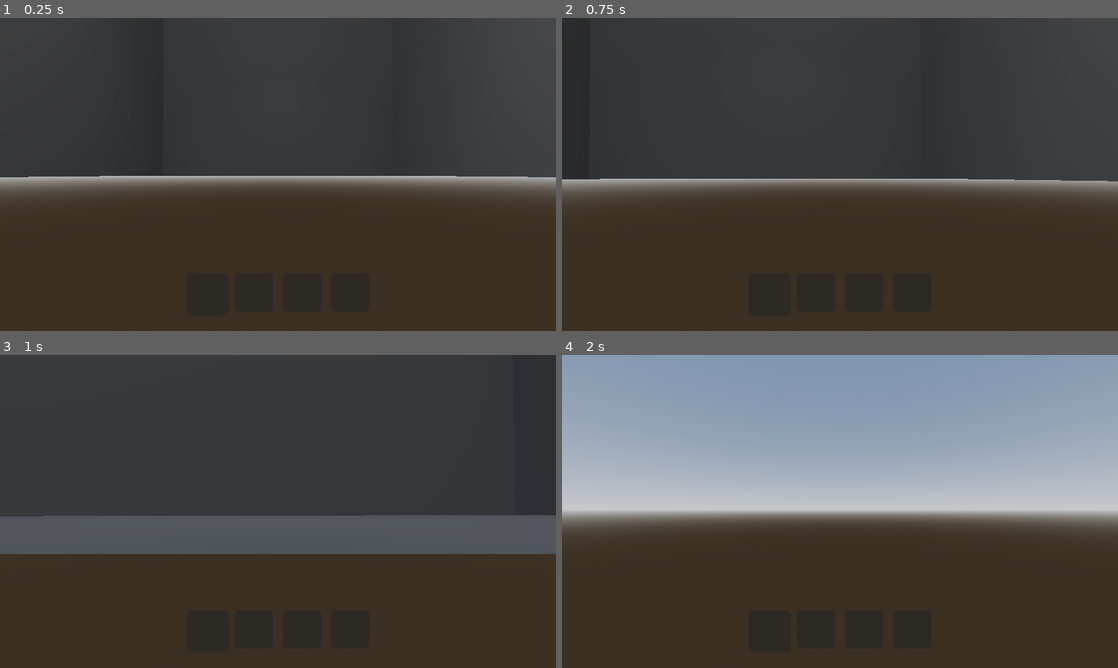
Above: before the commit, frames 1-4 (two rows, left to right).
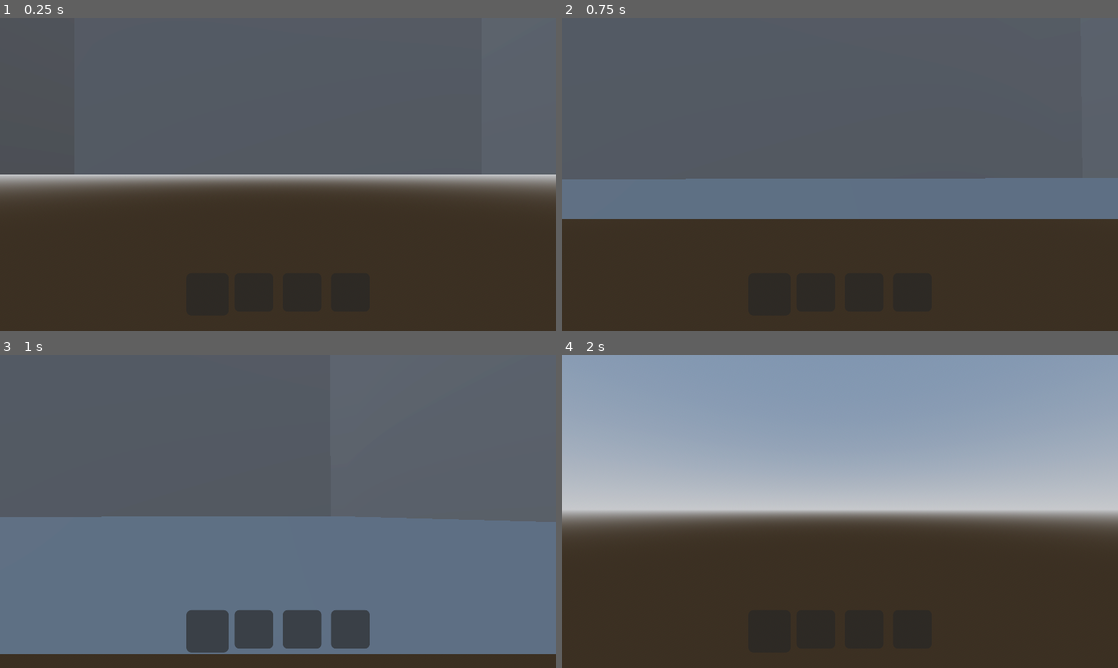
Above: after the commit, the same moments.

Repository: SavageMode123/Lethal-Company
Game: Godot game, scene res://main.tscn
Same seed, same stepped clock (60 frames per second), same inputs: the game is played once before the commit and once after it.
Inputs (mouse positions are in pixels of both pictures, inside the frame that each line leads up to):
- Up to frame 1 (0.25 s): no input
- Up to frame 2 (0.75 s): tap Enter at 0.5 s; move the mouse to (867, 174) at 0.52 s; hold W (Forward) from 0.53 s (still down); tap C (Crouch) at 0.6 s
- Up to frame 3 (1 s): keep holding W (Forward); tap Space (Jump) at 0.77 s
- Up to frame 4 (2 s): keep holding W (Forward); move the mouse to (812, 511) at 1.27 s; tap G (Drop) at 1.35 s; tap Space (Jump) at 1.52 s

The runs differ from the first frame. In frame 1, 51% of the frame differs, in the area x 0-100%, y 0-51%; in frame 2, 64%; in frame 3, 95%, in the area x 0-100%, y 0-96%; in frame 4, nothing differs.

Commit message:
Procedural Generation v1.5
Hallway Spawning Is Complete.

Revamped Wall Deletion Resulting in Fake Rooms.
Trade off: Algorithm is O(n^2)

Added Random branching into existing hallways as well as fixed connection between rooms.

Diff:
--- a/ProceduralGenerator.gd
+++ b/ProceduralGenerator.gd
@@ -5,7 +5,7 @@
 @export var Root: Node3D
 
 var rng: RandomNumberGenerator = RandomNumberGenerator.new()
-var chunk_pos: Array[Vector3] = []
+var chunk_pos: Array[Vector3] = [Vector3.ZERO, Vector3(4, 0, 0), Vector3(-4, 0, 0), Vector3(0, 0, 4), Vector3(0, 0, -4)] # "Spawn Chunks"
 
 # Called when the node enters the scene tree for the first time.
 func _ready() -> void:
@@ -59,34 +59,20 @@
 	await get_tree().create_timer(1.0).timeout # Waiting One Second Before Deleting Walls
 
 	# Deleting Walls of Hallways
-	for index in range(len(hallways)):
-		var object = hallways[index]
-		# Deleting Walls Based on Previous and Next Hallway Position
-		if index != 0:
-			var prev_pos: Vector3 = chunk_pos[index-1]
-			var dir: Vector3 = Vector3(prev_pos.x, prev_pos.y, prev_pos.z).direction_to(chunk_pos[index])
+	for i in range(len(hallways)):
+		var object = hallways[i]
+		for j in range(len(hallways)):
+			if (chunk_pos[i] - chunk_pos[j]).length() != 4:
+				continue
 
+			var dir: Vector3 = chunk_pos[i].direction_to(chunk_pos[j])
 			if dir == Vector3.BACK:
-
+				object.get_node("Wall4").call_deferred("queue_free")
+			elif dir == Vector3.FORWARD:
 				object.get_node("Wall").call_deferred("queue_free")
-			elif dir == Vector3.FORWARD:
-				object.get_node("Wall4").call_deferred("queue_free")
 			elif dir == Vector3.LEFT:
-				object.get_node("Wall2").call_deferred("queue_free")
+				object.get_node("Wall3").call_deferred("queue_free")
 			elif dir == Vector3.RIGHT:
-				object.get_node("Wall3").call_deferred("queue_free")
-
-		if index + 1 != len(chunk_pos):
-			var next_pos: Vector3 = chunk_pos[index+1]
-			var dir: Vector3 = Vector3(next_pos.x, next_pos.y, next_pos.z).direction_to(chunk_pos[index])
-
-			if dir == Vector3.BACK:
-				object.get_node("Wall").call_deferred("queue_free")
-			elif dir == Vector3.FORWARD:
-				object.get_node("Wall4").call_deferred("queue_free")
-			elif dir == Vector3.RIGHT:
-				object.get_node("Wall3").call_deferred("queue_free")
-			elif dir == Vector3.LEFT:
 				object.get_node("Wall2").call_deferred("queue_free")
 
 	return hallways
@@ -100,28 +86,27 @@
 		if cur_pos == end_pos:
 			break
 
+		# Random Walk
+		if should_rand_walk:
+			cur_pos = rand_walk(cur_pos, 1)
+			continue
+
+		# Regular Hallways
 		var endCompatiblePos: Vector3
-		if end_pos.x == cur_pos.x or end_pos.z == cur_pos.z:
-			endCompatiblePos = end_pos
-		else:
-			endCompatiblePos = Vector3(end_pos.x, end_pos.y, cur_pos.z)
+		if end_pos.x == cur_pos.x or end_pos.z == cur_pos.z: endCompatiblePos = end_pos
+		else: endCompatiblePos = Vector3(end_pos.x, end_pos.y, cur_pos.z)
+
 		var dir: Vector3 = cur_pos.direction_to(endCompatiblePos).normalized()
+		var xInc: int = int(dir.x) * 4
+		var zInc: int = int(dir.z) * 4
 
-		# For Every Other Iteration do Random Walk
-		if (endCompatiblePos - cur_pos).length() > 8 and should_rand_walk:
-			rand_walk(cur_pos, 1, dir)
+		if cur_pos + Vector3(xInc, 0, zInc) not in chunk_pos:
+			chunk_pos.append(cur_pos + Vector3(xInc, 0, zInc))
+
 			cur_pos = chunk_pos[-1]
-		elif not should_rand_walk:
-			var xInc: int = int(dir.x) * 4
-			var zInc: int = int(dir.z) * 4
-
-			if cur_pos + Vector3(xInc, 0, zInc) not in chunk_pos:
-				chunk_pos.append(cur_pos + Vector3(xInc, 0, zInc))
-
-			cur_pos = chunk_pos[-1] # Current Position Will Always Be A Valid Chunk
 
 
-func rand_walk(cur_pos: Vector3, iterations: int, last_dir: Vector3 = Vector3.FORWARD):
+func rand_walk(cur_pos: Vector3, iterations: int, last_dir: Vector3 = Vector3.FORWARD) -> Vector3:
 	for i in range(iterations):
 		var directions: Array[Vector3] = [Vector3.FORWARD, Vector3.BACK, Vector3.LEFT, Vector3.RIGHT, last_dir]
 		directions.shuffle()
@@ -133,12 +118,19 @@
 		last_dir = cur_dir
 		chunk_pos.append(cur_pos + (4 * cur_dir))
 		cur_pos = cur_pos + (4 * cur_dir)
+	return cur_pos
 
 func generateMap(_origin_chunk: Vector3) -> void:
 	# Spawning Hallways
 	hallway_connector(Vector3(0, 0, 8), Vector3(128, 0, 128))
-	print(rng.randi_range(0, len(chunk_pos)-1), len(chunk_pos))
-	hallway_connector(chunk_pos[rng.randi_range(0, len(chunk_pos)-1)], Vector3.ZERO, true)
+
+	# Random Halways
+	var pointer: int = 5
+	for i in range(10):
+		hallway_connector(chunk_pos[pointer], Vector3.ZERO, true)
+		pointer += rng.randi_range(4, 8)
+		if pointer >= len(chunk_pos): pointer -= len(chunk_pos)
+
 	spawn_hallways()
 
 
--- a/main.tscn
+++ b/main.tscn
@@ -315,6 +315,7 @@
 
 [node name="Elevator" type="Node3D" parent="." node_paths=PackedStringArray("Players")]
 transform = Transform3D(-1, 3.48787e-16, -8.74228e-08, 3.48787e-16, 1, -3.48787e-16, 8.74228e-08, -3.48787e-16, -1, 0, 0, 0)
+visible = false
 script = ExtResource("2_qana8")
 Players = NodePath("../Players")
 
